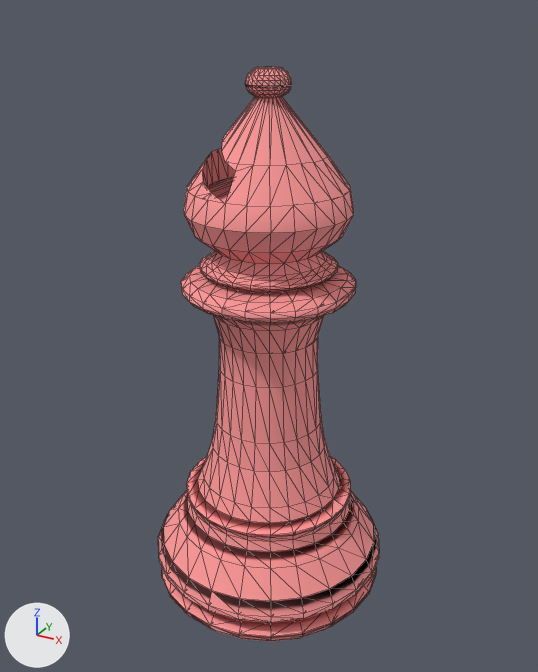
The COLLADA model static/models/bishop.dae, before and after one commit.
Rendered twice from a camera (50 mm lens) standing at (1.041, -1.881, 1.842) and looking at (0.005, 0.002, 0.9). Lighting does not change. The marker at lower left points along +X, +Y and +Z. Mesh edges are drawn as thin lines. Vertices at the same position are counted once.

Names of what the first picture shows: 'SketchUp'.
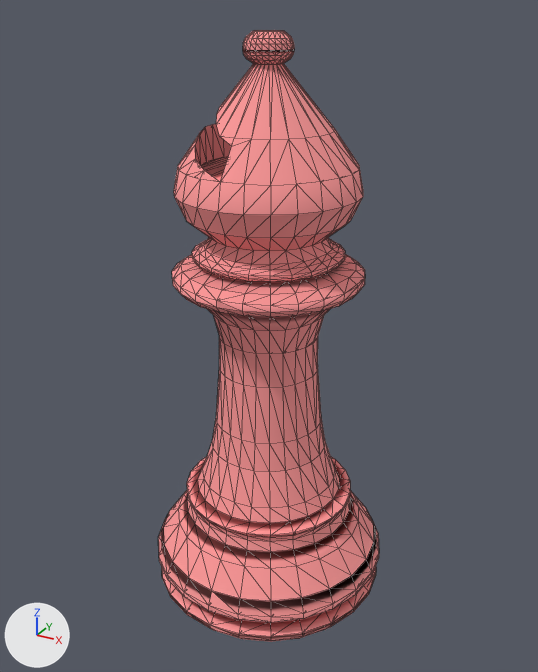
The change in detail:
me_sketchup is used by ob_sketchup; location (0.0, 0.0, 0.0).
me_sketchup had 1058 vertices, 2341 faces and spanned x -0.38..0.4, y -0.39..0.39, z -0.01..1.69.
me_sketchup now has 1058 vertices, 2341 faces and spans x -0.38..0.4, y -0.39..0.39, z -0.01..1.79.
me_sketchup part 1: the loose piece of 168 vertices spanning x -0.06..0.07, y -0.06..0.06, z 1.62..1.69 is moved by (0.0, 0.0, 0.09).
me_sketchup part 2: 434 of the vertices in x -0.26..0.27, y -0.27..0.26, z 1.04..1.62 are scaled about their middle by 1.1, then moved by (0.0, 0.0, 0.06).

Location of each change, (x1, y1, x2, y2) in pixels of the pictures (538 x 672 px; the box of a moved part takes in the faces that stretch with it):
'SketchUp', reshaped (6% taller)
    before: (158, 67, 379, 642)
    after: (158, 30, 379, 642)
part 1 of me_sketchup, moved or reshaped
    before: (245, 67, 292, 98)
    after: (243, 30, 295, 64)
part 2 of me_sketchup, moved or reshaped
    before: (181, 97, 356, 331)
    after: (172, 63, 365, 331)
